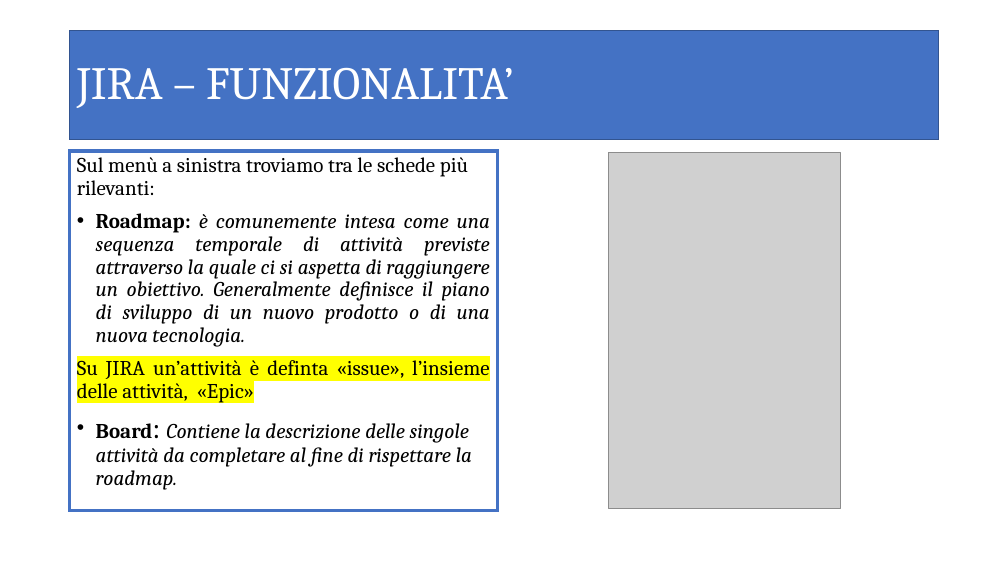
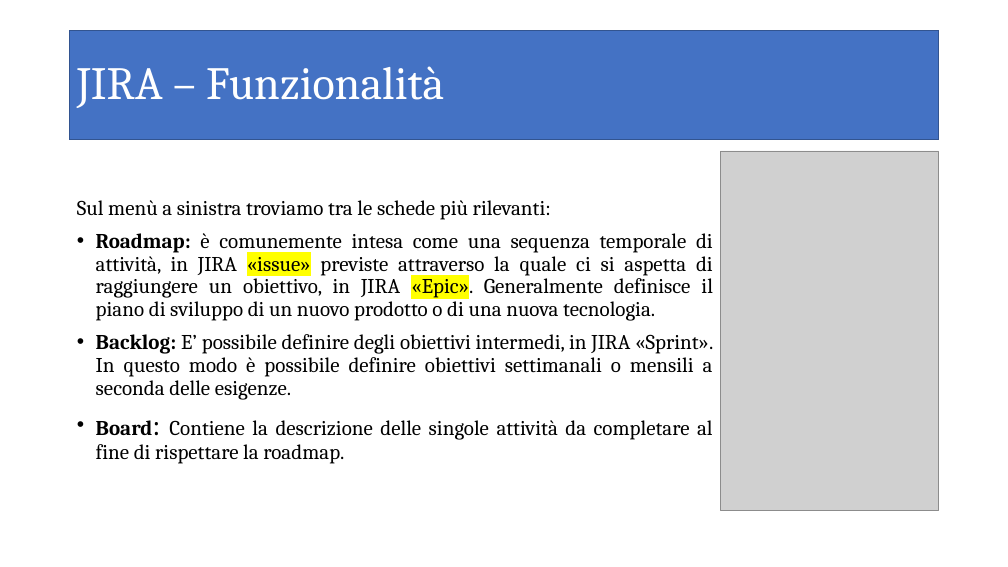
Before and after one commit to sdiricco/dirdem-micro, a slide deck: slide 4 of Documents/JIRA.pptx (slide 3 before the commit). Drawn at 1008x567 pixels with LibreOffice and Linux fonts; fonts in the diff are those of the drawing; grey boxes stand for pictures. Boxes give left, top, right and bottom in pixels: in the first picture for what was removed or moved away, otherwise in the second. Text is boxed around its words. In the diff, an @@ line names an element or a change of style, - is before the commit and + after.

Commit message:
aggiornata presentazione JIRA

```diff
--- a/Documents/JIRA.pptx
+++ b/Documents/JIRA.pptx
@@ title at box(77, 66, 444, 108): text changed @@
-JIRA – FUNZIONALITA’
+JIRA – Funzionalità
@@ text "Sul menù a sinistra troviamo ...": place and size @@
-text "Sul menù a sinistra troviamo ..." at box(70, 151, 498, 511)
+text "Sul menù a sinistra troviamo ..." at box(77, 200, 713, 464)
@@ text "Sul menù a sinistra troviamo ..." at box(77, 200, 713, 464): vertical alignment top to middle; outline #4472C4 3 pt to none @@
@@ picture removed at box(609, 153, 840, 509) @@
@@ picture added at box(721, 151, 938, 511) @@
@@ text at box(77, 200, 713, 464): italic off in "Contiene la descrizione delle singole attività da ..."; alignment left to justified @@
@@ text at box(96, 233, 713, 400): text changed; italic off @@
-• Roadmap: è comunemente intesa come una sequenza temporale di attività previste attraverso la quale ci si aspetta di raggiungere un obiettivo. Generalmente definisce il piano di sviluppo di un nuovo prodotto o di una nuova tecnologia.
-Su JIRA un’attività è definta «issue», l’insieme delle attività, «Epic»
+• Roadmap: è comunemente intesa come una sequenza temporale di attività, in JIRA «issue» previste attraverso la quale ci si aspetta di raggiungere un obiettivo, in JIRA «Epic». Generalmente definisce il piano di sviluppo di un nuovo prodotto o di una nuova tecnologia.
+• Backlog: E’ possibile definire degli obiettivi intermedi, in JIRA «Sprint». In questo modo è possibile definire obiettivi settimanali o mensili a seconda delle esigenze.
```
Also in this commit, not shown: 7 other slides changed, 2 slides added.
